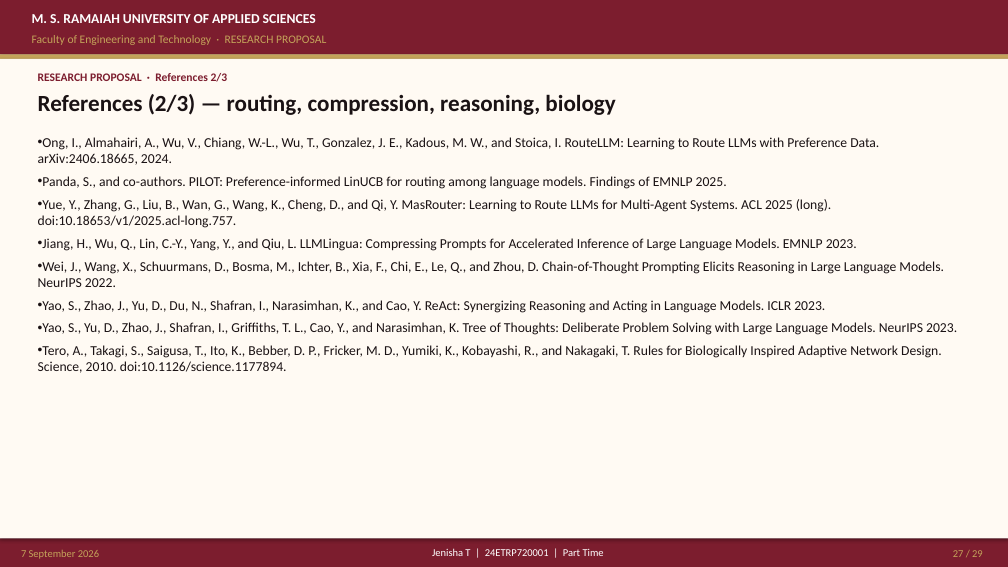
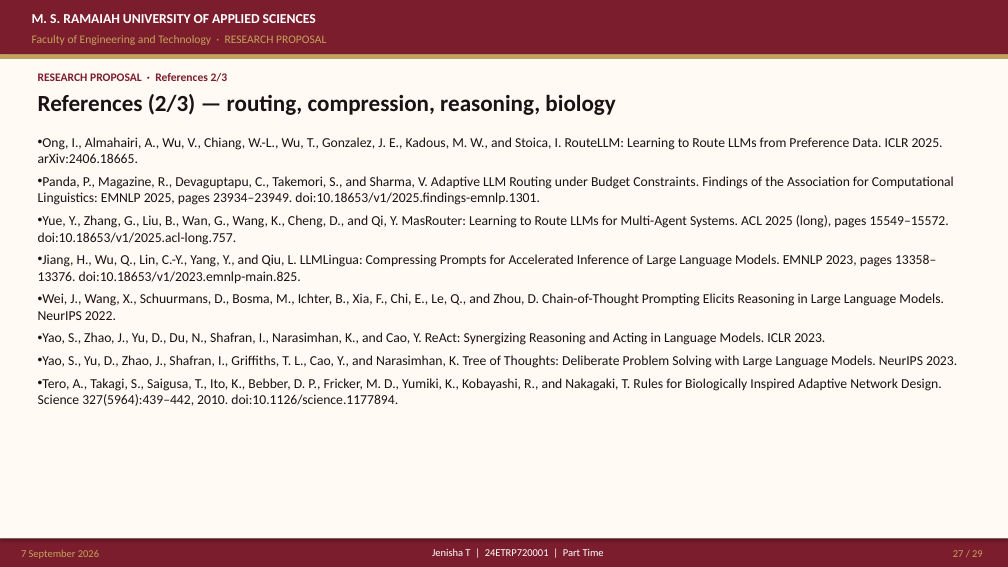
Before and after one commit to joyjeni/phd-agentic-ai-master, a slide deck: slide 27 of ACRS_PhD_Proposal_JenishaT_24ETRP720001.pptx. Drawn at 1008x567 pixels with LibreOffice and Linux fonts; fonts in the diff are those of the drawing. Boxes give left, top, right and bottom in pixels: in the first picture for what was removed or moved away, otherwise in the second. Text is boxed around its words. In the diff, an @@ line names an element or a change of style, - is before the commit and + after.

```diff
--- a/ACRS_PhD_Proposal_JenishaT_24ETRP720001.pptx
+++ b/ACRS_PhD_Proposal_JenishaT_24ETRP720001.pptx
@@ text at (38, 137, 954, 284): text changed @@
-• Ong, I., Almahairi, A., Wu, V., Chiang, W.-L., Wu, T., Gonzalez, J. E., Kadous, M. W., and Stoica, I. RouteLLM: Learning to Route LLMs with Preference Data. arXiv:2406.18665, 2024.
-• Panda, S., and co-authors. PILOT: Preference-informed LinUCB for routing among language models. Findings of EMNLP 2025.
-• Yue, Y., Zhang, G., Liu, B., Wan, G., Wang, K., Cheng, D., and Qi, Y. MasRouter: Learning to Route LLMs for Multi-Agent Systems. ACL 2025 (long). doi:10.18653/v1/2025.acl-long.757.
-• Jiang, H., Wu, Q., Lin, C.-Y., Yang, Y., and Qiu, L. LLMLingua: Compressing Prompts for Accelerated Inference of Large Language Models. EMNLP 2023.
+• Ong, I., Almahairi, A., Wu, V., Chiang, W.-L., Wu, T., Gonzalez, J. E., Kadous, M. W., and Stoica, I. RouteLLM: Learning to Route LLMs from Preference Data. ICLR 2025. arXiv:2406.18665.
+• Panda, P., Magazine, R., Devaguptapu, C., Takemori, S., and Sharma, V. Adaptive LLM Routing under Budget Constraints. Findings of the Association for Computational Linguistics: EMNLP 2025, pages 23934–23949. doi:10.18653/v1/2025.findings-emnlp.1301.
+• Yue, Y., Zhang, G., Liu, B., Wan, G., Wang, K., Cheng, D., and Qi, Y. MasRouter: Learning to Route LLMs for Multi-Agent Systems. ACL 2025 (long), pages 15549–15572. doi:10.18653/v1/2025.acl-long.757.
+• Jiang, H., Wu, Q., Lin, C.-Y., Yang, Y., and Qiu, L. LLMLingua: Compressing Prompts for Accelerated Inference of Large Language Models. EMNLP 2023, pages 13358–13376. doi:10.18653/v1/2023.emnlp-main.825.
@@ text at (38, 378, 942, 406): text changed @@
-• Tero, A., Takagi, S., Saigusa, T., Ito, K., Bebber, D. P., Fricker, M. D., Yumiki, K., Kobayashi, R., and Nakagaki, T. Rules for Biologically Inspired Adaptive Network Design. Science, 2010. doi:10.1126/science.1177894.
+• Tero, A., Takagi, S., Saigusa, T., Ito, K., Bebber, D. P., Fricker, M. D., Yumiki, K., Kobayashi, R., and Nakagaki, T. Rules for Biologically Inspired Adaptive Network Design. Science 327(5964):439–442, 2010. doi:10.1126/science.1177894.
```
Also in this commit, not shown: 7 other slides changed, 36 other files.
